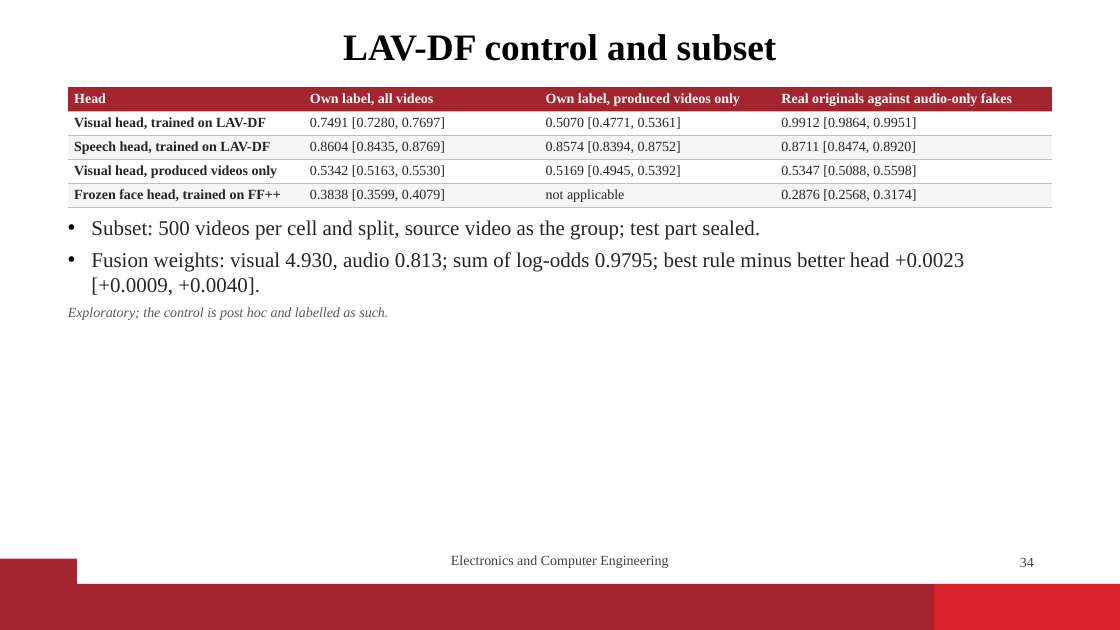
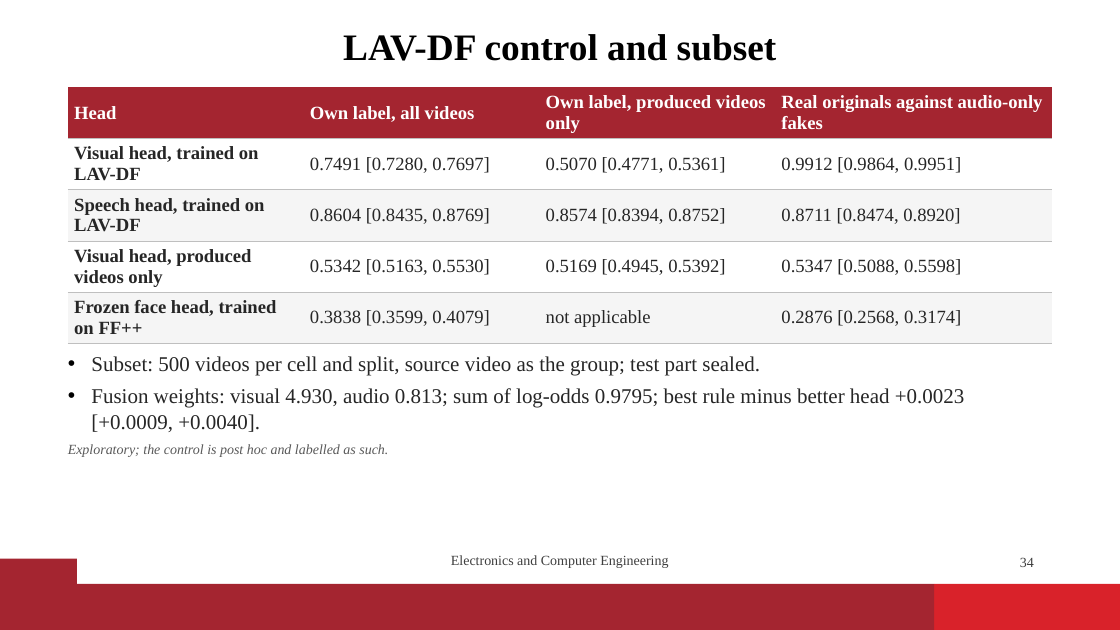
Before and after one commit to vaibhavshiroorkar/deepfake-detection, a slide deck: slide 34 of slides/DeepFake_Detection_Presentation.pptx. Drawn at 1120x630 pixels with LibreOffice and Linux fonts; fonts in the diff are those of the drawing; background and template pictures are left out. Boxes give left, top, right and bottom in pixels: in the first picture for what was removed or moved away, otherwise in the second. Text is boxed around its words. In the diff, an @@ line names an element or a change of style, - is before the commit and + after.

```diff
--- a/slides/DeepFake_Detection_Presentation.pptx
+++ b/slides/DeepFake_Detection_Presentation.pptx
@@ table at (68,87,1054,344) @@
@@ size 12 to 16 pt @@
@@ text "Subset: 500 videos per cell ...": place and size @@
-text "Subset: 500 videos per cell ..." at (68,220,965,320)
+text "Subset: 500 videos per cell ..." at (68,356,965,457)
```
Also in this commit, not shown: 5 other files.
